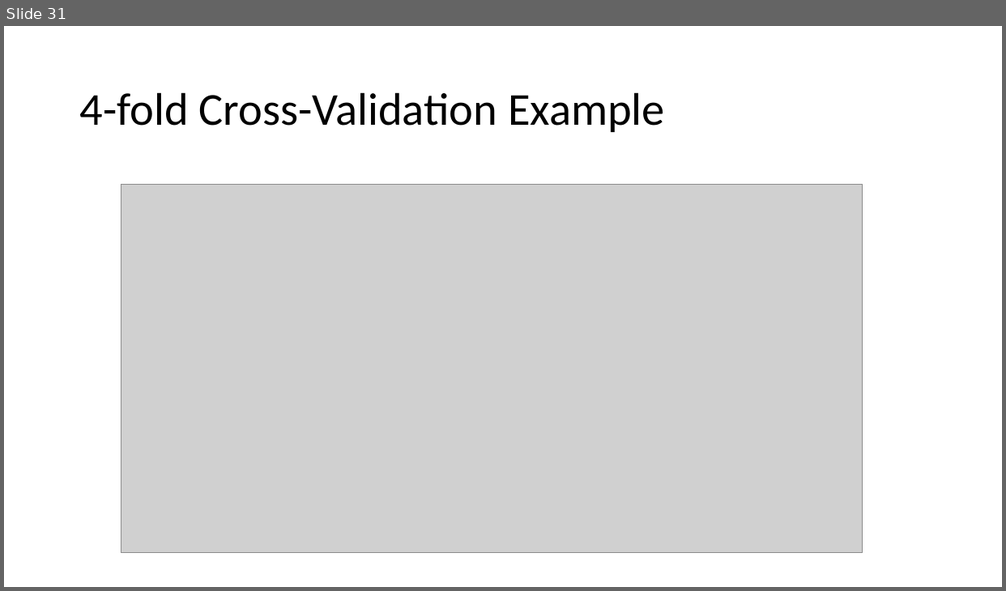
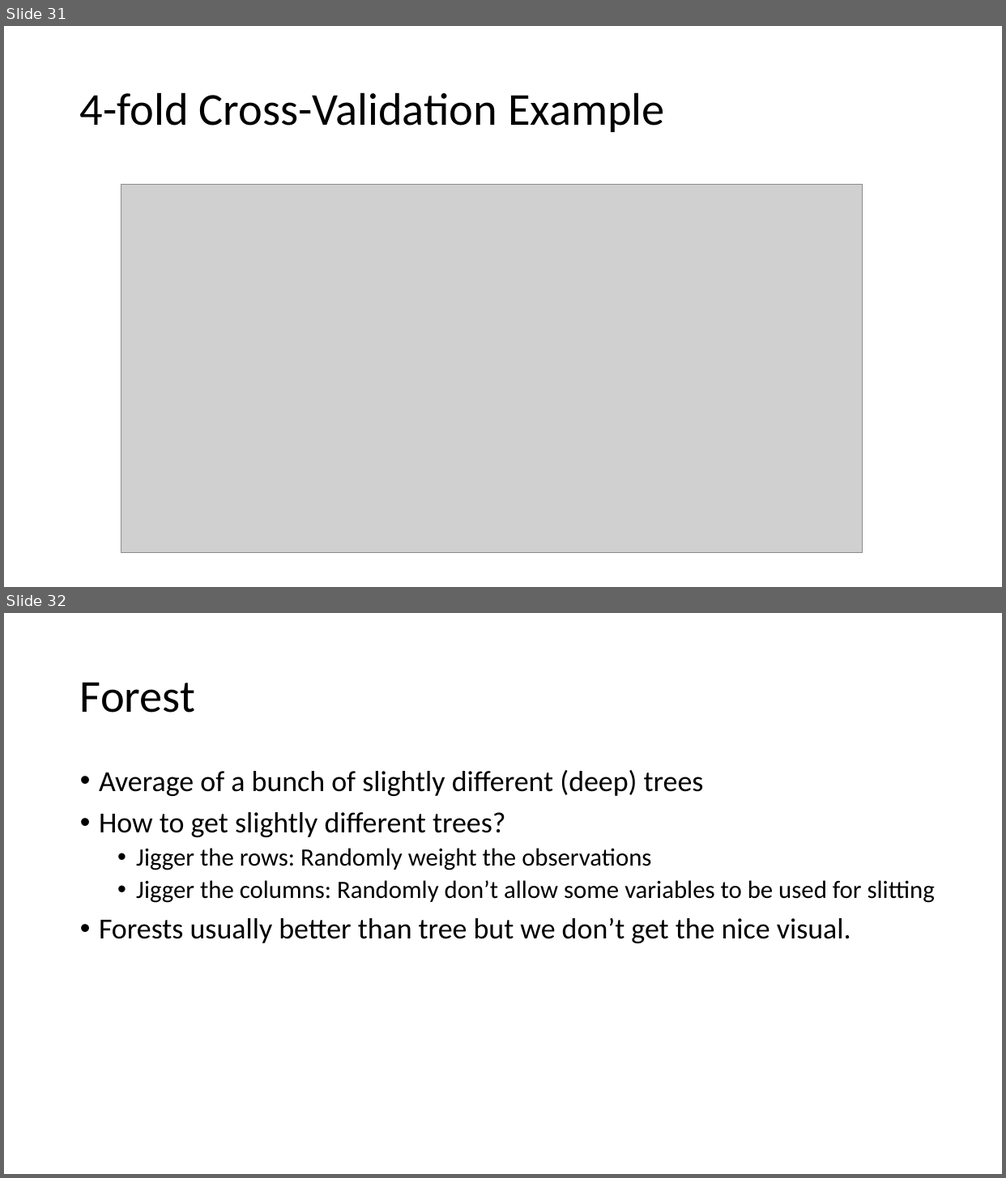
Before and after one commit to msr-ds3/coursework, a slide deck: week3/Wk 3, Lecture 1.pptx. Shown one above the other, each under a label of ours: slide 31 before the commit, slides 31 and 32 after it. The pictures are 1006x591 and 1006x1178 pixels, drawn with LibreOffice and Linux fonts; fonts in the diff are those of the drawing; grey boxes stand for pictures. Boxes give left, top, right and bottom in pixels: in the first picture for what was removed or moved away, otherwise in the second. Text is boxed around its words. In the diff, an @@ line names an element or a change of style, - is before the commit and + after.

Commit message:
small update to slides

```diff
--- a/week3/Wk 3, Lecture 1.pptx
+++ b/week3/Wk 3, Lecture 1.pptx
@@ slide 32 added at box(4, 613, 1002, 1174), background #FFFFFF @@
@@ title added at box(80, 682, 195, 713), 44 pt, text #000000 @@
+Forest
@@ text added at box(99, 770, 935, 943), 28 pt, text #000000 @@
+• Average of a bunch of slightly different (deep) trees
+• How to get slightly different trees?
+  • Jigger the rows: Randomly weight the observations
+  • Jigger the columns: Randomly don’t allow some variables to be used for slitting
+• Forests usually better than tree but we don’t get the nice visual.
```
Also in this commit, not shown: 2 other slides added.
